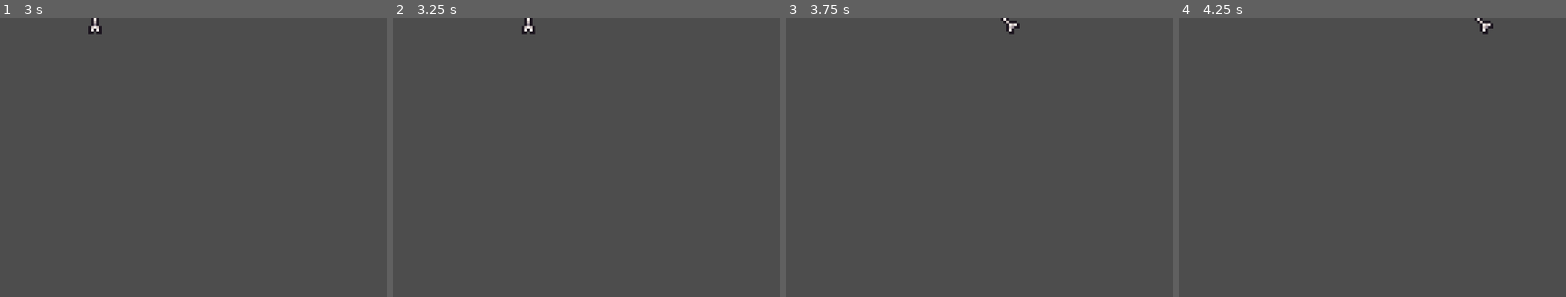
Above: before the commit, frames 1-4 (left to right).
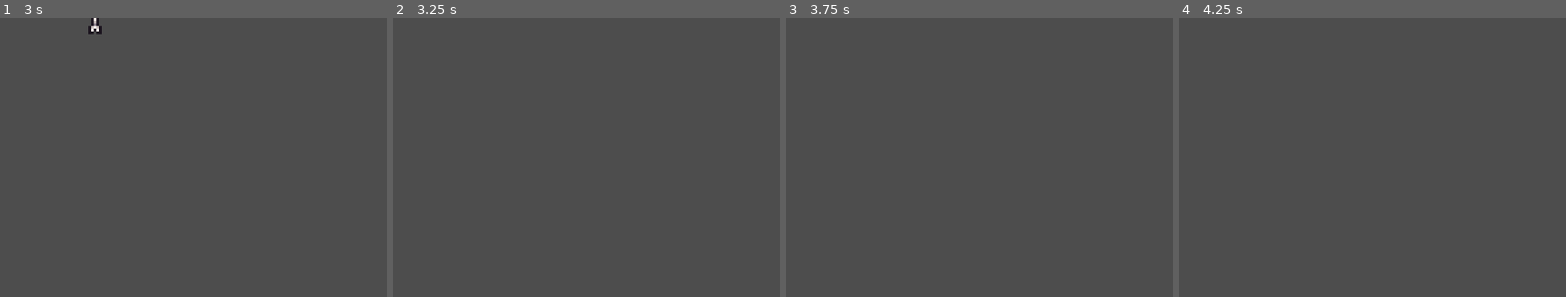
Above: after the commit, the same moments.

Repository: gustavo-ouriques/my_first_game
Game: Godot game, scene res://entidades/spinning_bone.tscn
The game is run twice, just before and just after one commit, with the same random seed, the same clock (stepped at 60 frames per second) and the same inputs. This scene is started directly instead of the project's main scene.
Inputs:
- Up to frame 1 (3 s): tap Enter at 0.5 s; hold S (duck) 0.53-1.28 s; hold D (right) 0.53-2.03 s; tap W (jump) at 0.77, 1.52 s; tap Space at 1.25 s; tap S (duck) at 1.35, 2.85 s; hold A (left) 2.03-2.78 s; hold S (duck) 2.03-2.78 s; hold D (right) from 2.78 s (still down)
- Up to frame 2 (3.25 s): keep holding D (right); tap W (jump) at 3.02 s
- Up to frame 3 (3.75 s): keep holding D (right); hold S (duck) from 3.53 s (still down)
- Up to frame 4 (4.25 s): keep holding D (right); keep holding S (duck); tap W (jump) at 3.77 s
The pictures show only the part of the screen within x 50-100%, y 0-50%; the shares and areas given below are measured in that part.

Frame 1 is identical in both runs. In frame 2, 0.2% of the frame differs, in the area x 33-37%, y 0-6%; in frame 3, 0.2%; in frame 4, 0.2%.

Commit message:
att antes de trocar hitbox. possiveis bugs a frente...

Diff:
--- a/entidades/esqueleto.tscn
+++ b/entidades/esqueleto.tscn
@@ -172,7 +172,7 @@
 position = Vector2(4, -2)
 shape = SubResource("CapsuleShape2D_4q65j")
 
-[node name="Hitbox" type="Area2D" parent="." unique_id=177678909]
+[node name="Hitbox" type="Area2D" parent="." unique_id=177678909 groups=["enemies"]]
 collision_layer = 4
 collision_mask = 2
 
--- a/entidades/spinning_bone.tscn
+++ b/entidades/spinning_bone.tscn
@@ -42,7 +42,9 @@
 "speed": 15.0
 }]
 
-[node name="SpinningBone" type="Area2D" unique_id=1347932583]
+[node name="SpinningBone" type="Area2D" unique_id=1347932583 groups=["LethalArea"]]
+collision_layer = 16
+collision_mask = 3
 script = ExtResource("1_c1r5u")
 
 [node name="CollisionShape2D" type="CollisionShape2D" parent="." unique_id=1430118576]
@@ -52,3 +54,12 @@
 sprite_frames = SubResource("SpriteFrames_6q55g")
 autoplay = "default"
 frame_progress = 0.31146458
+
+[node name="SelfDestructTimer" type="Timer" parent="." unique_id=2014176481]
+wait_time = 3.0
+one_shot = true
+autostart = true
+
+[connection signal="area_entered" from="." to="." method="_on_area_entered"]
+[connection signal="body_entered" from="." to="." method="_on_body_entered"]
+[connection signal="timeout" from="SelfDestructTimer" to="." method="_on_self_destruct_timer_timeout"]
--- a/project.godot
+++ b/project.godot
@@ -26,6 +26,8 @@
 [global_group]
 
 player=""
+enemies=""
+LethalArea=""
 
 [input]
 
@@ -61,6 +63,7 @@
 2d_physics/layer_2="player"
 2d_physics/layer_3="enemies"
 2d_physics/layer_4="level_end"
+2d_physics/layer_5="lethal_area"
 
 [physics]
 
--- a/scripts/scriptplayer.gd
+++ b/scripts/scriptplayer.gd
@@ -180,6 +180,11 @@
 		if status != PlayerState.dead:
 			go_to_dead_state()
 
+func hit_enemy():
+	pass
+
+func hit_lethal_area():
+	pass
 
 func _on_reload_timer_timeout() -> void:
 	get_tree().reload_current_scene()
--- a/scripts/spinning_bone.gd
+++ b/scripts/spinning_bone.gd
@@ -9,7 +9,16 @@
 func _process(delta: float) -> void:
 	position.x += speed * delta * direction
 
-func set_direction(direction): #esse (direction) vem de fora.
-	self.direction = direction
+func set_direction(Esqueleto_direction): #esse (direction) vem de fora.
+	direction = Esqueleto_direction
 	#muda a direcao do osso de acordo com o esqueleto. video #31 minuto: 25:00
 	animated.flip_h = direction < 0
+
+func _on_self_destruct_timer_timeout() -> void:
+	queue_free()
+
+func _on_area_entered(_area: Area2D) -> void:
+	queue_free()
+
+func _on_body_entered(_body: Node2D) -> void:
+	queue_free()
